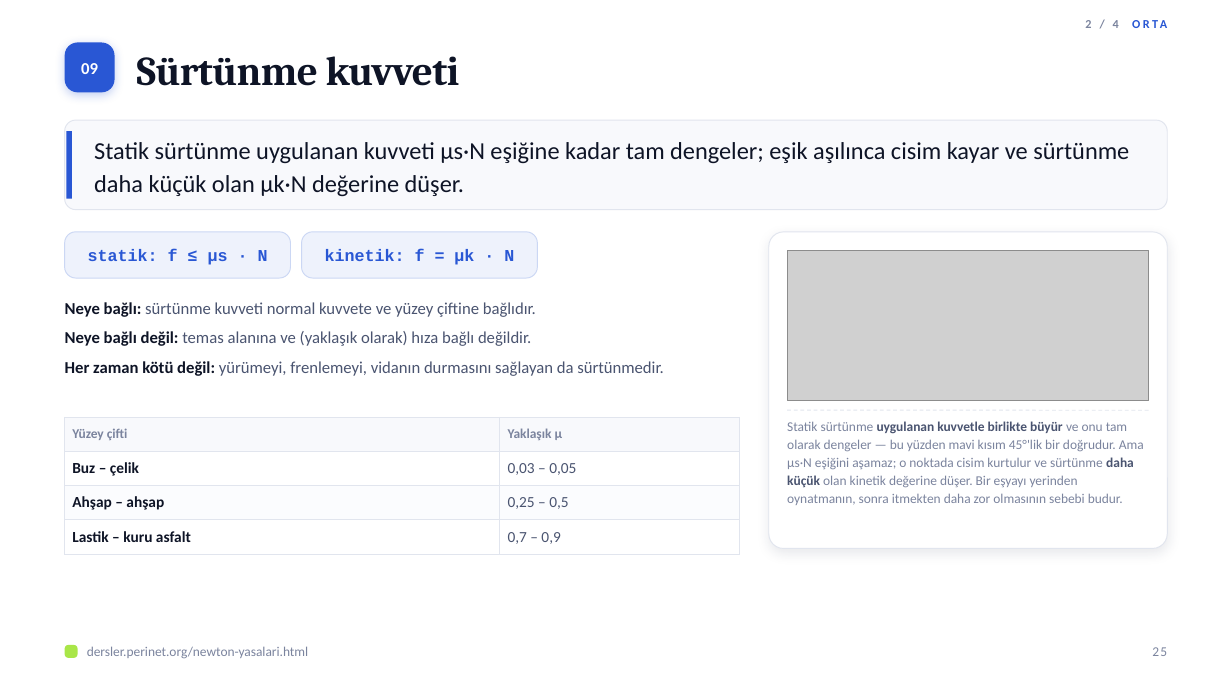
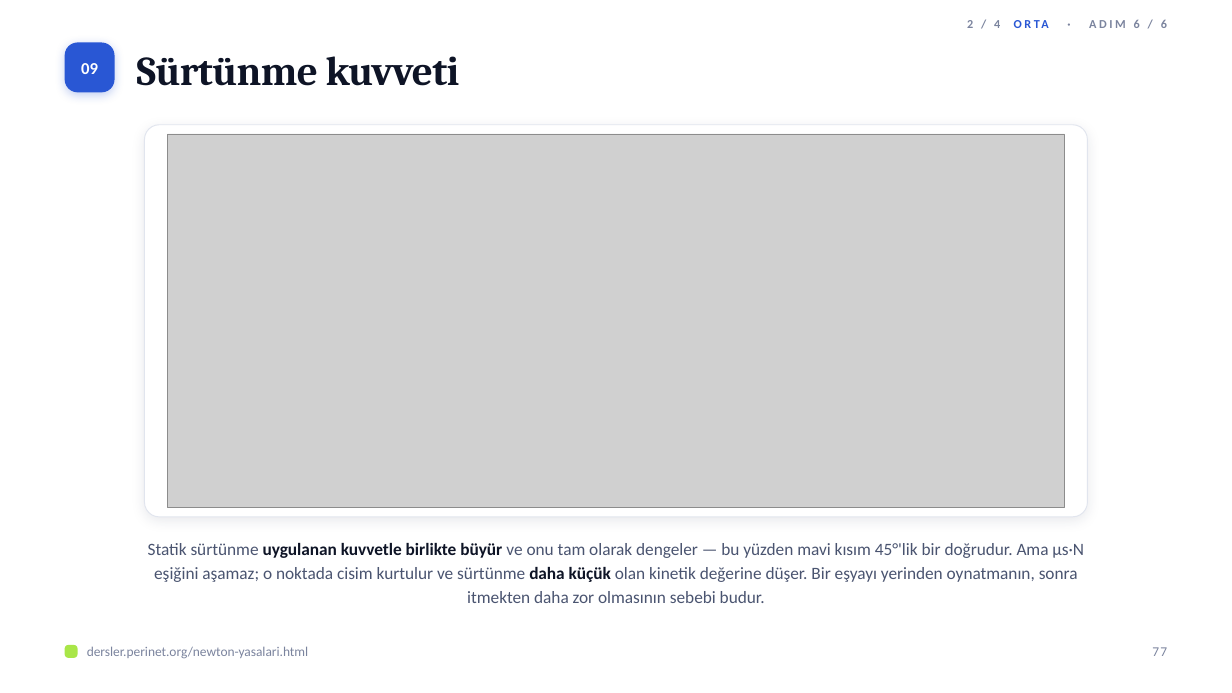
Before and after one commit to elestirmen/dersler, a slide deck: slide 77 of dist/sunum/newton-yasalari.pptx (slide 25 before the commit). Drawn at 1232x693 pixels with LibreOffice and Linux fonts; fonts in the diff are those of the drawing; grey boxes stand for pictures. Boxes give left, top, right and bottom in pixels: in the first picture for what was removed or moved away, otherwise in the second. Text is boxed around its words. In the diff, an @@ line names an element or a change of style, - is before the commit and + after.

```diff
--- a/dist/sunum/newton-yasalari.pptx
+++ b/dist/sunum/newton-yasalari.pptx
@@ text at (967,20,1167,28): text changed; text colour #2957D4 to #7B849E @@
-2 / 4 ORTA
+2 / 4 ORTA · ADIM 6 / 6
@@ rounded rectangle removed at (65,120,1167,210) @@
@@ rectangle removed at (67,131,72,199) @@
@@ text removed at (94,142,1129,196) @@
-Statik sürtünme uygulanan kuvveti μs·N eşiğine kadar tam dengeler; eşik aşılınca cisim kayar ve sürtünme daha küçük olan μk·N değerine düşer.
@@ rounded rectangle: place and size @@
-rounded rectangle at (769,232,1167,549)
+rounded rectangle at (144,125,1088,517)
@@ rounded rectangle at (144,125,1088,517): proportions changed @@
@@ picture added at (167,134,1065,507) @@
@@ rounded rectangle removed at (65,232,290,278) @@
@@ rounded rectangle removed at (301,232,537,278) @@
@@ text removed at (88,249,268,265) @@
-statik: f ≤ μs · N
@@ text removed at (325,249,514,265) @@
-kinetik: f = μk · N
@@ picture removed at (787,250,1149,401) @@
@@ text removed at (65,302,664,376) @@
-▪ Neye bağlı: sürtünme kuvveti normal kuvvete ve yüzey çiftine bağlıdır.
-▪ Neye bağlı değil: temas alanına ve (yaklaşık olarak) hıza bağlı değildir.
-▪ Her zaman kötü değil: yürümeyi, frenlemeyi, vidanın durmasını sağlayan da sürtünmedir.
@@ table removed at (65,418,739,548), 4 rows, 2 columns @@
-Yüzey çifti | Yaklaşık μ
-Buz – çelik | 0,03 – 0,05
-Ahşap – ahşap | 0,25 – 0,5
-Lastik – kuru asfalt | 0,7 – 0,9
@@ line removed from (787, 410) to (1149, 410) @@
@@ text "Statik sürtünme uygulanan kuvvetle birlikte ...": place and size @@
-text "Statik sürtünme uygulanan kuvvetle birlikte ..." at (787,421,1144,505)
+text "Statik sürtünme uygulanan kuvvetle birlikte ..." at (148,543,1084,603)
@@ text "Statik sürtünme uygulanan kuvvetle birlikte ..." at (148,543,1084,603): size 10.5 to 13.5 pt; text colour #7B849E to #4A5470 in "Statik sürtünme ve onu tam olarak dengeler ..."; text colour #4A5470 to #0E1426 in "uygulanan kuvvetle birlikte büyür daha küçük"; alignment left to centre; line spacing 1.12 to 1.15 @@
@@ text at (1152,647,1167,656): text changed @@
-25
+77
```
Also in this commit, not shown: 24 other slides changed, 114 slides added, 15 slides removed, 22 other files.
